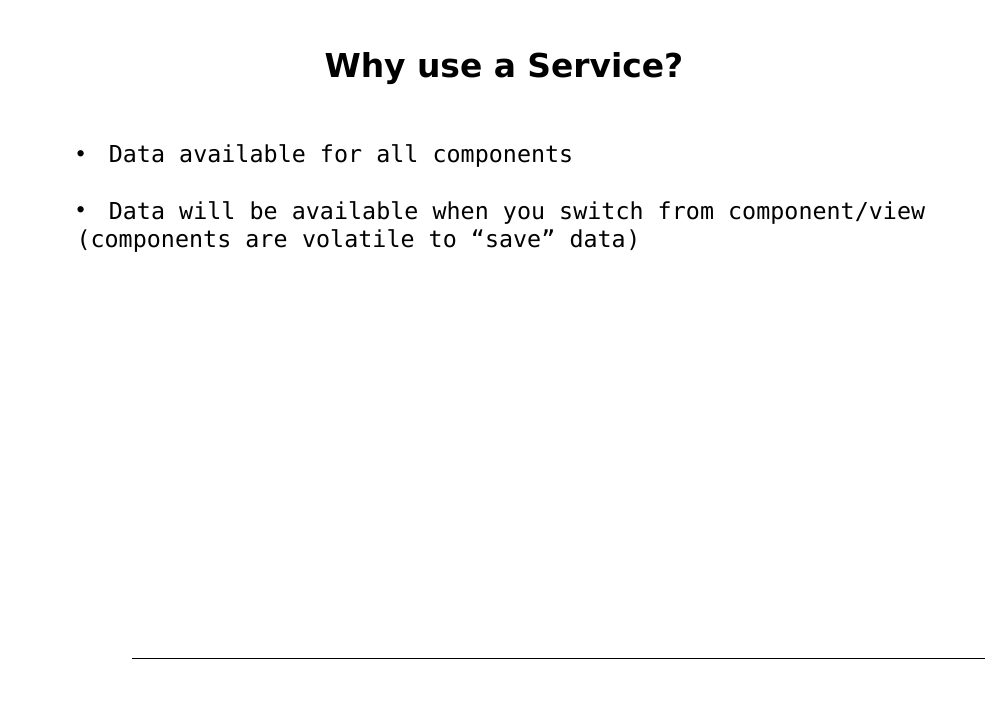
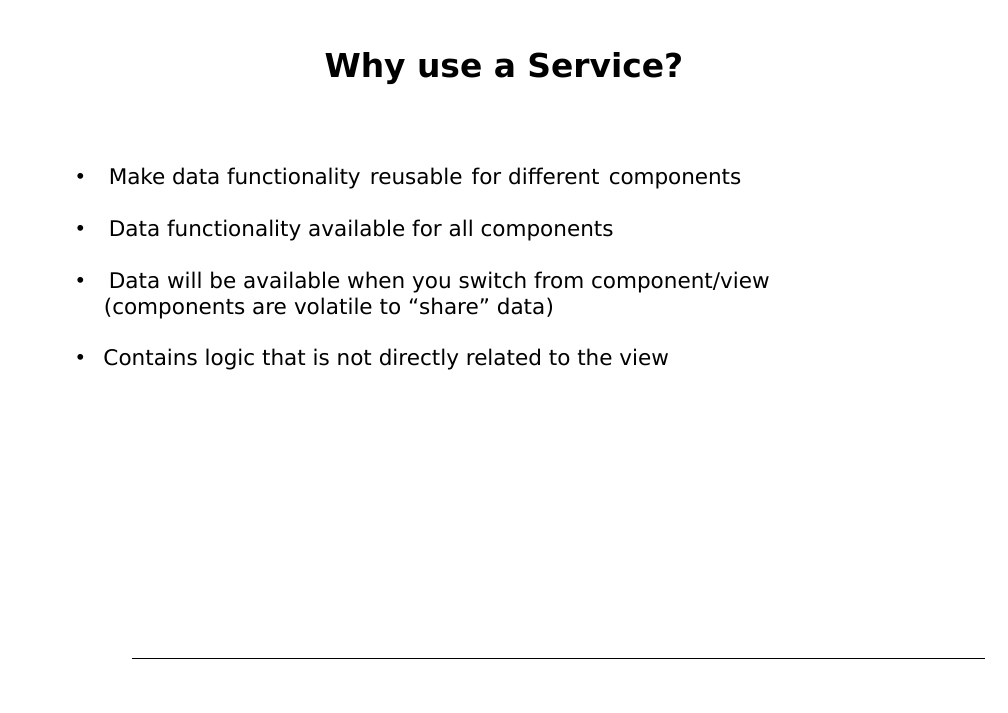
Before and after one commit to petereijgermans11/workshop-angular10, a slide deck: slide 6 of PPT/03- Angular Service.pptx. Drawn at 1008x713 pixels with LibreOffice and Linux fonts; fonts in the diff are those of the drawing. Boxes give left, top, right and bottom in pixels: in the first picture for what was removed or moved away, otherwise in the second. Text is boxed around its words. In the diff, an @@ line names an element or a change of style, - is before the commit and + after.

```diff
--- a/PPT/03- Angular Service.pptx
+++ b/PPT/03- Angular Service.pptx
@@ text at bbox=[109, 167, 741, 241]: text changed; size 19.5 to 18 pt; font DejaVu Sans Mono to DejaVu Sans @@
-• Data available for all components
+• Make data functionality reusable for different components
+• Data functionality available for all components
@@ text at bbox=[103, 297, 669, 370]: text changed; size 19.5 to 18 pt; font DejaVu Sans Mono to DejaVu Sans @@
-(components are volatile to “save” data)
+(components are volatile to “share” data)
+• Contains logic that is not directly related to the view
@@ text at bbox=[109, 271, 770, 293]: size 19.5 to 18 pt, font DejaVu Sans Mono to DejaVu Sans in "Data will be available when you switch ..." @@
```
Also in this commit, not shown: 29 other slides changed, 2 slides added, 9 other files.
